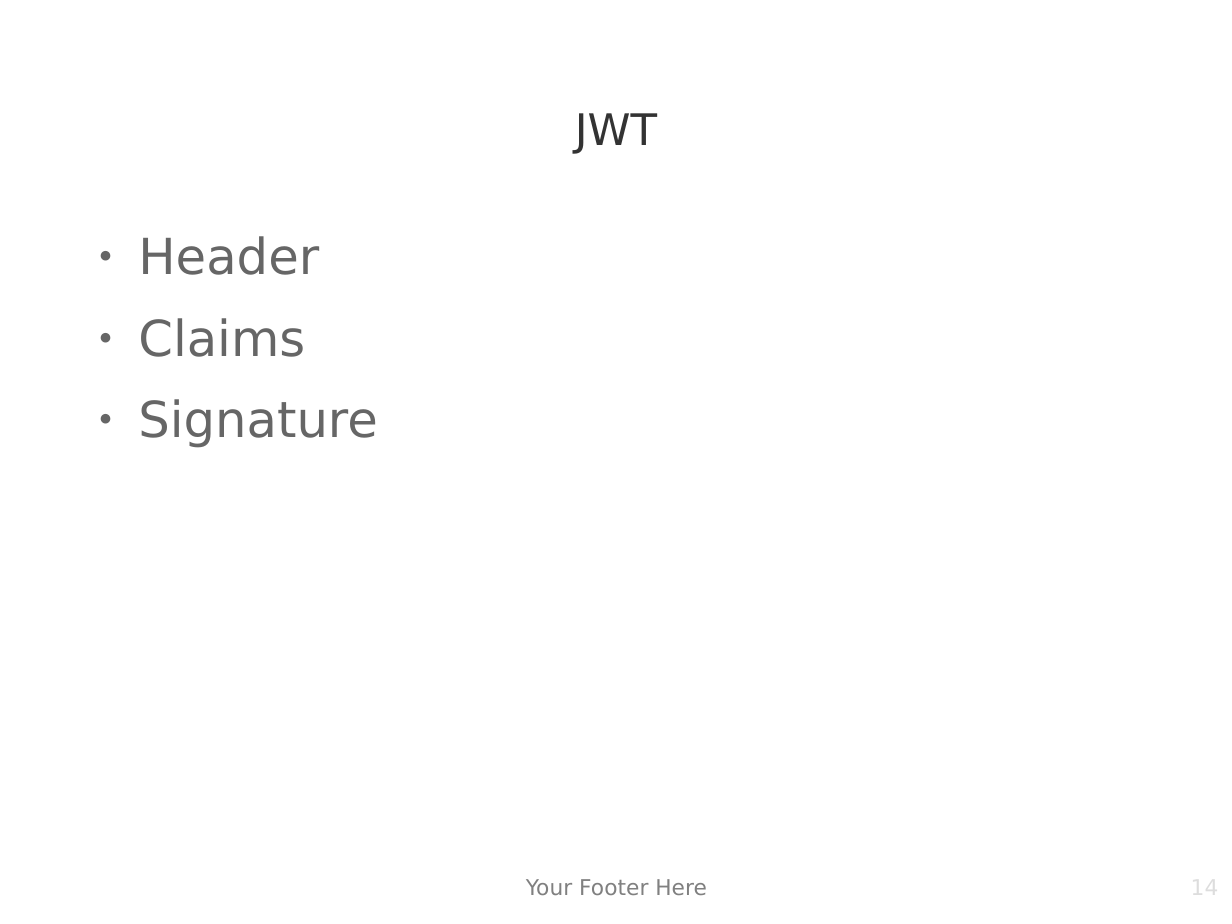
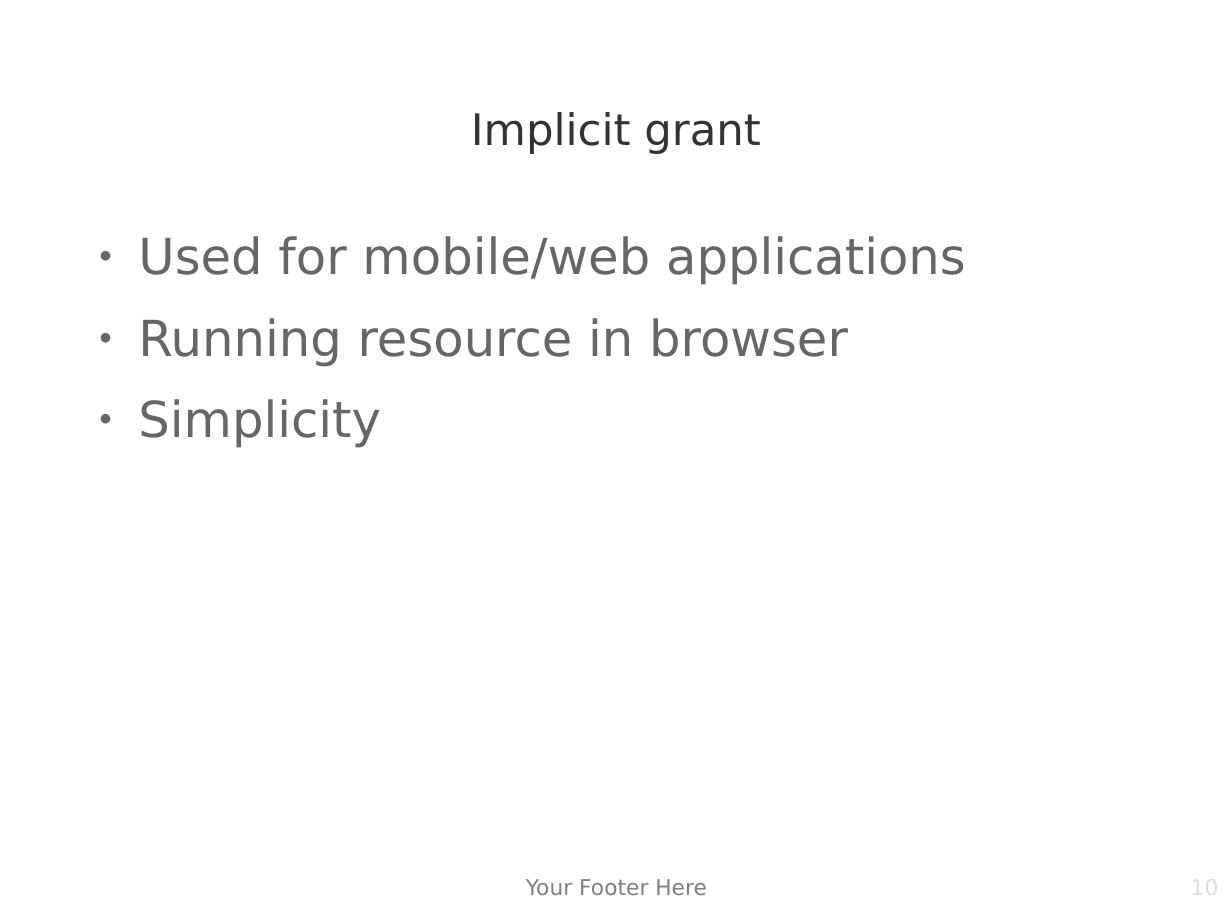
Before and after one commit to sebivenlo/OAuth2, a slide deck: slide 10 of Powerpoint.odp (slide 14 before the commit). Drawn at 1232x924 pixels with LibreOffice and Linux fonts; fonts in the diff are those of the drawing; background and template pictures are left out. Boxes give left, top, right and bottom in pixels: in the first picture for what was removed or moved away, otherwise in the second. Text is boxed around its words. In the diff, an @@ line names an element or a change of style, - is before the commit and + after.

```diff
--- a/Powerpoint.odp
+++ b/Powerpoint.odp
@@ title at (x1=471, y1=112, x2=761, y2=154): text changed @@
-JWT
+Implicit grant
@@ text at (x1=138, y1=236, x2=966, y2=448): text changed @@
-● Header
-● Claims
-● Signature
+● Used for mobile/web applications
+● Running resource in browser
+● Simplicity
@@ page number at (x1=932, y1=874, x2=1220, y2=924): text changed @@
-14
+10
```
Also in this commit, not shown: 6 other slides changed, 6 slides added, 4 other files.
